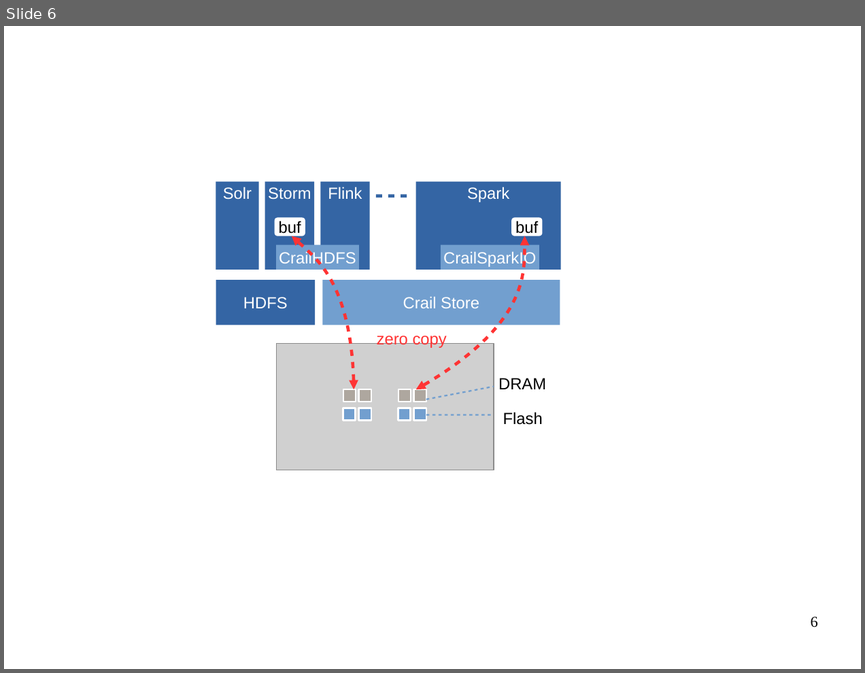
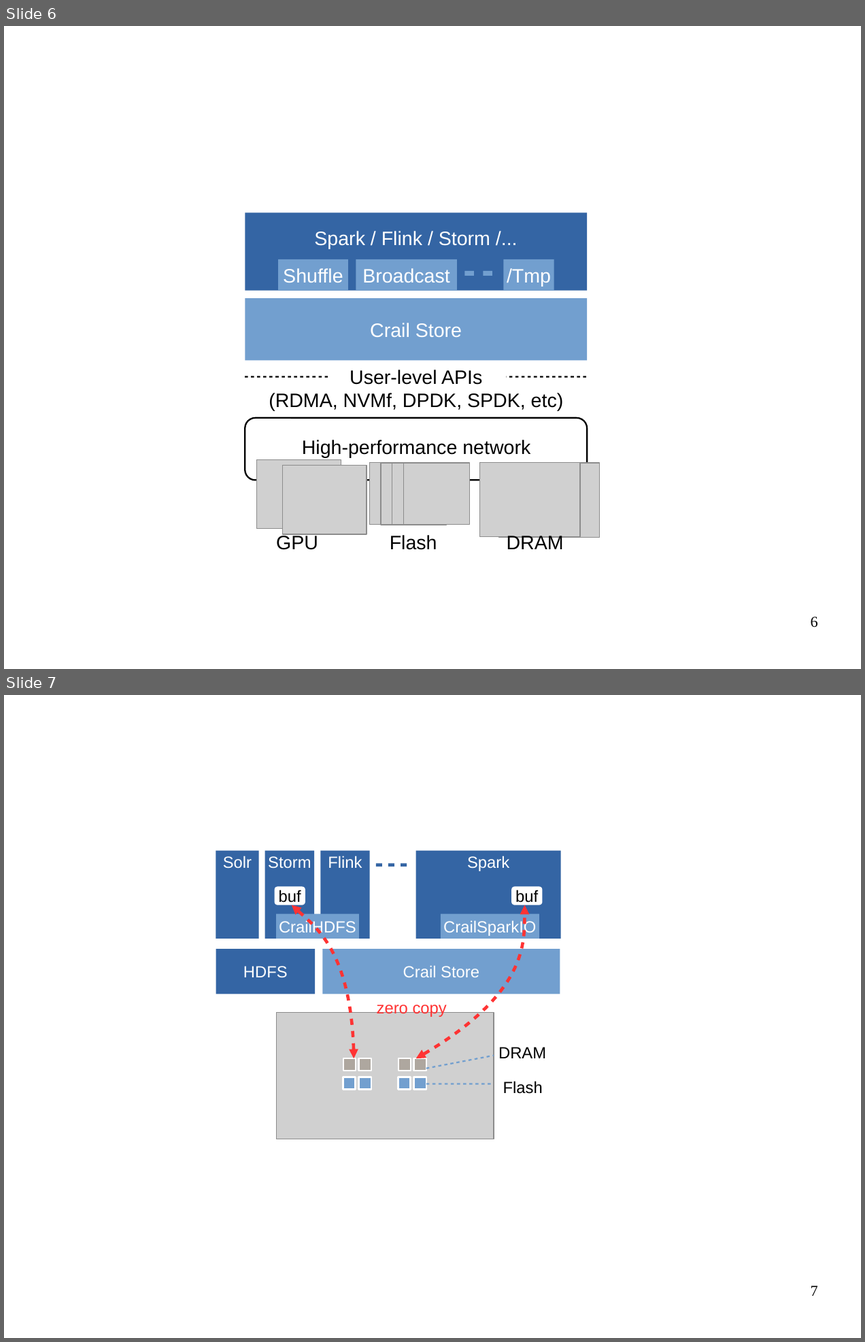
Before and after one commit to apache/incubator-crail-website, a slide deck: _graphix/website.odp. Shown one above the other, each under a label of ours: slide 6 before the commit, slides 6 and 7 after it. The pictures are 865x673 and 865x1342 pixels, drawn with LibreOffice and Linux fonts; fonts in the diff are those of the drawing; grey boxes stand for pictures; background and template pictures are left out. Boxes give left, top, right and bottom in pixels: in the first picture for what was removed or moved away, otherwise in the second. Text is boxed around its words. In the diff, an @@ line names an element or a change of style, - is before the commit and + after.

```diff
--- a/_graphix/website.odp
+++ b/_graphix/website.odp
@@ slide 6 added at (4, 26, 861, 669), background #FFFFFF @@
@@ text added at (237, 90, 672, 119), 18 pt, text #FFFFFF @@
+Data Processing Framework
@@ rectangle added at (245, 212, 587, 291), fill #3465A4 @@
@@ text added at (314, 231, 490, 248), 18 pt, text #FFFFFF @@
+Spark / Flink / Storm /...
@@ rectangle added at (279, 259, 349, 291), fill #729FCF, 18 pt, text #FFFFFF @@
+Shuffle
@@ rectangle added at (356, 259, 458, 291), fill #729FCF, 18 pt, text #FFFFFF @@
+Broadcast
@@ rectangle added at (504, 259, 555, 291), fill #729FCF, 18 pt, text #FFFFFF @@
+/Tmp
@@ line added from (465, 274) to (496, 274), #729FCF 4.31 pt @@
@@ rectangle added at (245, 298, 587, 361), fill #729FCF, 18 pt, text #FFFFFF @@
+Crail Store
@@ text added at (269, 369, 564, 411), 18 pt, text #000000 @@
+User-level APIs
+(RDMA, NVMf, DPDK, SPDK, etc)
@@ rectangle added at (329, 369, 507, 393), fill #FFFFFF @@
@@ line added from (245, 377) to (587, 377), #000000 1.45 pt @@
@@ rounded rectangle added at (245, 418, 587, 480), outline #000000 1.45 pt @@
@@ text added at (302, 439, 530, 458), 18 pt, text #000000 @@
+High-performance network
@@ picture added at (257, 459, 341, 529) @@
@@ picture added at (282, 465, 366, 535) @@
@@ group added at (369, 462, 470, 525): 4 pictures @@
@@ picture added at (480, 462, 580, 537) @@
@@ picture added at (499, 463, 600, 537) @@
@@ text added at (276, 534, 318, 550), 18 pt, text #000000 @@
+GPU
@@ text added at (390, 535, 437, 550), 18 pt, text #000000 @@
+Flash
@@ text added at (507, 534, 564, 549), 18 pt, text #000000 @@
+DRAM
@@ page number added at (810, 616, 818, 627), 14 pt, text #000000 @@
+6
@@ what was slide 6 is now slide 7 @@
@@ page number at (810, 1285, 818, 1295): text changed @@
-6
+7
```
Also in this commit, not shown: 1 other file.
